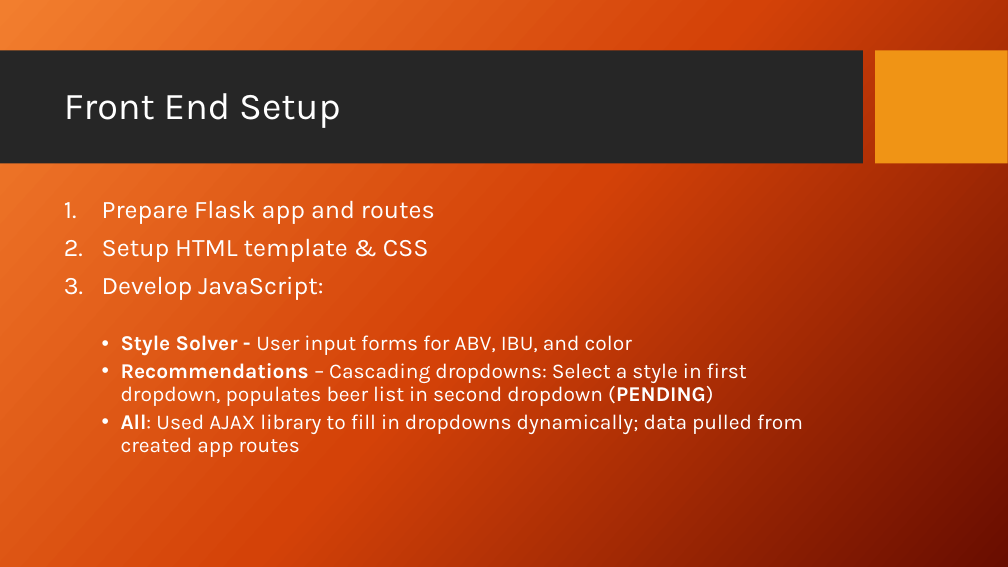
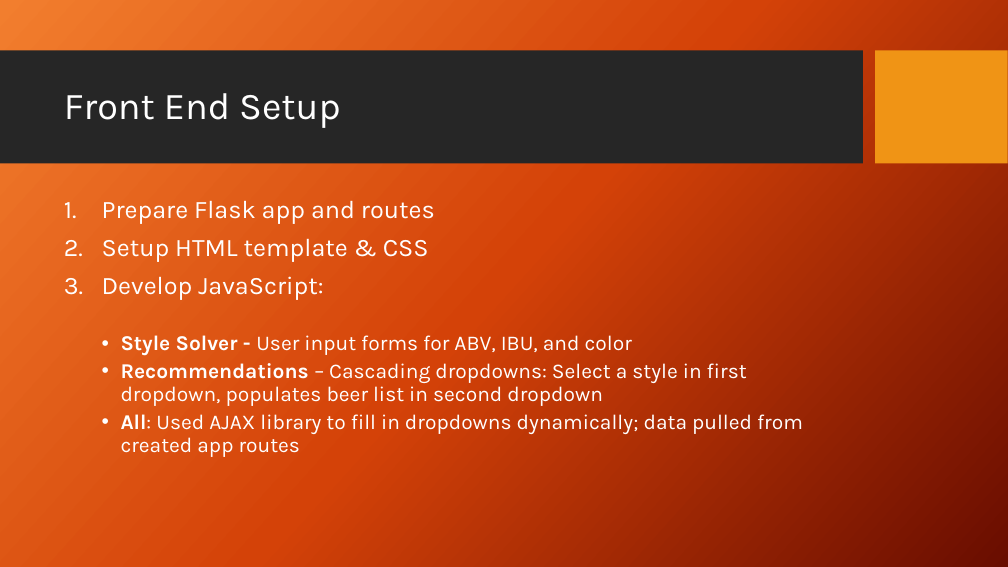
Before and after one commit to brbales/brews_and_views, a slide deck: slide 7 of Neural Beer_Working_042318.pptx. Drawn at 1008x567 pixels with LibreOffice and Linux fonts; fonts in the diff are those of the drawing; background and template pictures are left out. Boxes give left, top, right and bottom in pixels: in the first picture for what was removed or moved away, otherwise in the second. Text is boxed around its words. In the diff, an @@ line names an element or a change of style, - is before the commit and + after.

Commit message:
updated ppt

```diff
--- a/Neural Beer_Working_042318.pptx
+++ b/Neural Beer_Working_042318.pptx
@@ text at (121,363,747,406): text changed @@
-  • Recommendations – Cascading dropdowns: Select a style in first dropdown, populates beer list in second dropdown (PENDING)
+  • Recommendations – Cascading dropdowns: Select a style in first dropdown, populates beer list in second dropdown
```
Also in this commit, not shown: 1 other slide changed.
